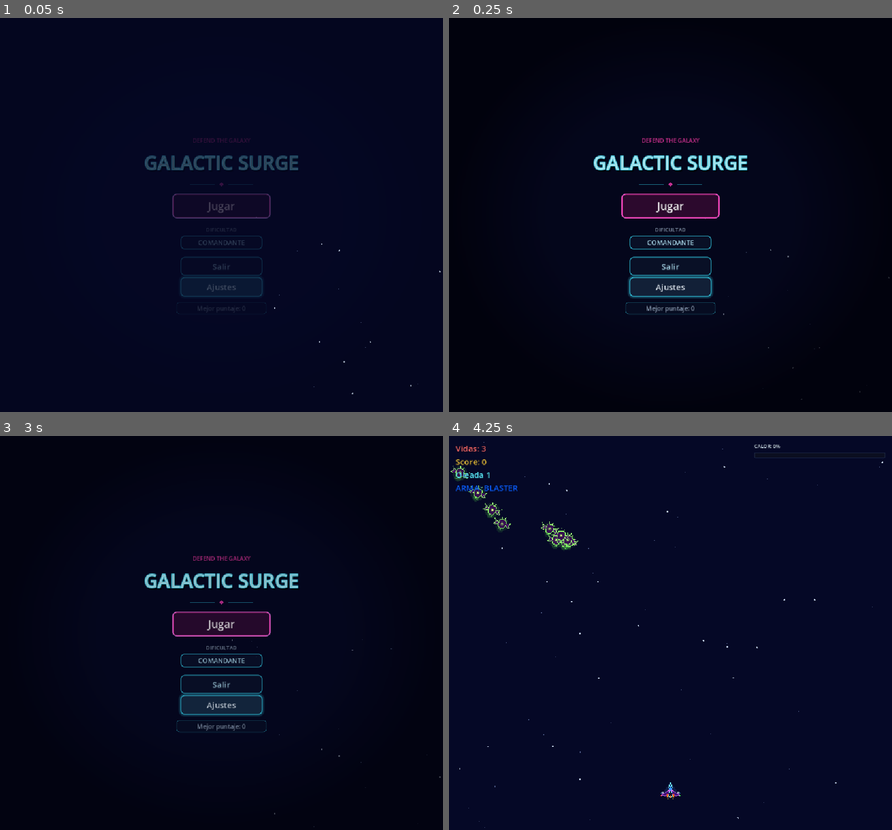
Above: before the commit, frames 1-4 (two rows, left to right).
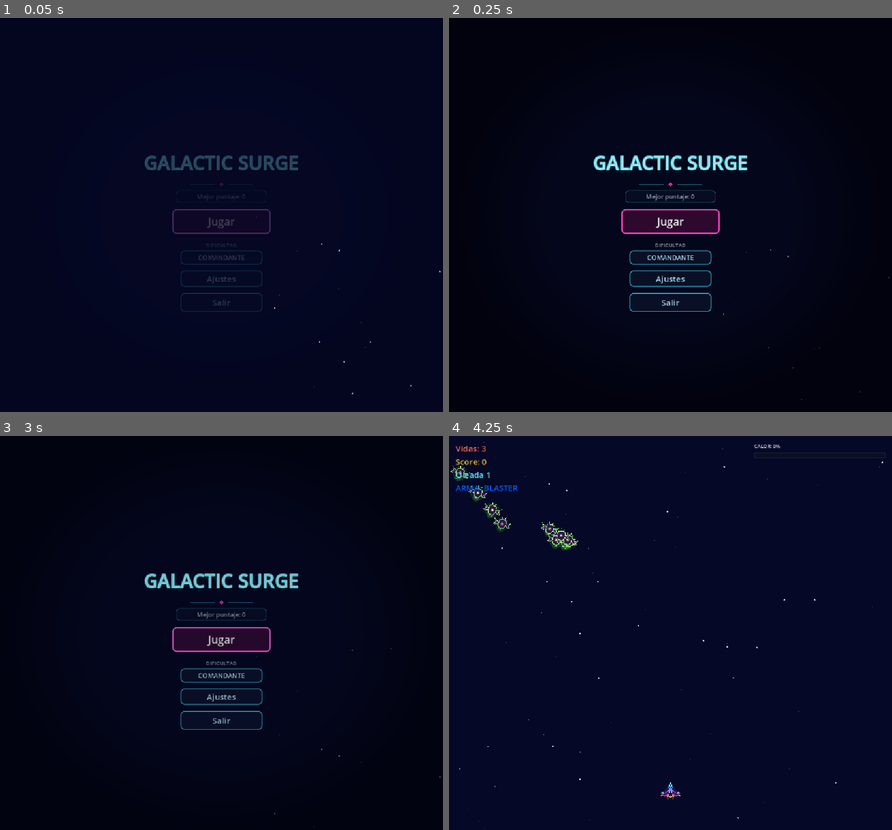
Above: after the commit, the same moments.

Repository: Frank-0511/galactic-surge
Game: Godot game, scene res://scenes/main/main.tscn
Same seed, same stepped clock (60 frames per second), same inputs: the game is played once before the commit and once after it.
Inputs:
- Up to frame 1 (0.05 s): no input
- Up to frame 2 (0.25 s): no input
- Up to frame 3 (3 s): click "Ajustes" at 0.5 s; click "Pantalla completa" at 1.25 s; click "VSync" at 2 s; click "Volver" at 2.75 s
- Up to frame 4 (4.25 s): click "Jugar" at 3.5 s

The runs differ from the first frame. In frame 1, 1.2% of the frame differs, in the area x 38-62%, y 30-76%; in frame 2, 3.6%; in frame 3, 3.5%; in frame 4, nothing differs.

Commit message:
feat(etapa-18): reordenar menú principal y dar padding a Ajustes
Puntaje arriba de Jugar, Ajustes entre Dificultad y Salir, y se quita el
rótulo DEFEND THE GALAXY para ganar espacio. El botón Ajustes recibe el
mismo estilo que el resto y los botones tienen padding interno. El
contrato de menú verifica el orden y el estilo de Ajustes.

Diff:
--- a/scenes/ui/main_menu.gd
+++ b/scenes/ui/main_menu.gd
@@ -14,6 +14,8 @@
 const ENTRANCE_DURATION := 0.35
 const PULSE_HALF_PERIOD := 1.6
 const CORNER_RADIUS := 10
+const BUTTON_PADDING_X := 14.0
+const BUTTON_PADDING_Y := 6.0
 const BORDER_WIDTH := 2
 const FOCUS_BORDER_WIDTH := 3
 const CYAN := Color(0.22, 0.9, 1.0)
@@ -35,6 +37,7 @@
 @onready var _difficulty_button: Button = $Control/DificultadButton
 @onready var _play_button: Button = $Control/PlayButton
 @onready var _quit_button: Button = $Control/QuitButton
+@onready var _ajustes_button: Button = $Control/AjustesButton
 
 var _entrance_tween: Tween
 var _pulse_tween: Tween
@@ -135,6 +138,7 @@
 func _style_buttons() -> void:
 	_style_button(_play_button, 26, true)
 	_style_button(_quit_button, 20, false)
+	_style_button(_ajustes_button, 20, false)
 	_style_button(_difficulty_button, 16, false)
 
 
@@ -172,6 +176,10 @@
 	box.border_color = border
 	box.set_border_width_all(border_width)
 	box.set_corner_radius_all(CORNER_RADIUS)
+	box.content_margin_left = BUTTON_PADDING_X
+	box.content_margin_right = BUTTON_PADDING_X
+	box.content_margin_top = BUTTON_PADDING_Y
+	box.content_margin_bottom = BUTTON_PADDING_Y
 	box.anti_aliasing = true
 	return box
 
--- a/scenes/ui/main_menu.tscn
+++ b/scenes/ui/main_menu.tscn
@@ -36,25 +36,6 @@
 stretch_mode = 0
 mouse_filter = 2
 
-[node name="KickerLabel" type="Label" parent="Control"]
-layout_mode = 1
-anchors_preset = 8
-anchor_left = 0.5
-anchor_top = 0.5
-anchor_right = 0.5
-anchor_bottom = 0.5
-offset_left = -200.0
-offset_top = -194.0
-offset_right = 200.0
-offset_bottom = -168.0
-grow_horizontal = 2
-grow_vertical = 2
-theme_override_font_sizes/font_size = 14
-theme_override_colors/font_color = Color(1.0, 0.24, 0.72, 0.85)
-text = "DEFEND THE GALAXY"
-horizontal_alignment = 1
-vertical_alignment = 1
-
 [node name="TitleLabel" type="Label" parent="Control"]
 layout_mode = 1
 anchors_preset = 8
@@ -122,6 +103,39 @@
 color = Color(1.0, 0.24, 0.72, 0.85)
 mouse_filter = 2
 
+[node name="HighScoreLabel" type="Label" parent="Control"]
+layout_mode = 1
+anchors_preset = 8
+anchor_left = 0.5
+anchor_top = 0.5
+anchor_right = 0.5
+anchor_bottom = 0.5
+offset_left = -110.0
+offset_top = -60.0
+offset_right = 110.0
+offset_bottom = -30.0
+grow_horizontal = 2
+grow_vertical = 2
+theme_override_colors/font_color = Color(0.62, 0.7, 0.82, 1.0)
+text = "Mejor puntaje: 0"
+horizontal_alignment = 1
+vertical_alignment = 1
+
+[node name="PlayButton" type="Button" parent="Control"]
+layout_mode = 1
+anchors_preset = 8
+anchor_left = 0.5
+anchor_top = 0.5
+anchor_right = 0.5
+anchor_bottom = 0.5
+offset_left = -120.0
+offset_top = -14.0
+offset_right = 120.0
+offset_bottom = 46.0
+grow_horizontal = 2
+grow_vertical = 2
+text = "Jugar"
+
 [node name="DifficultyCaption" type="Label" parent="Control"]
 layout_mode = 1
 anchors_preset = 8
@@ -130,9 +144,9 @@
 anchor_right = 0.5
 anchor_bottom = 0.5
 offset_left = -100.0
-offset_top = 26.0
-offset_right = 100.0
-offset_bottom = 46.0
+offset_top = 64.0
+offset_right = 100.0
+offset_bottom = 84.0
 grow_horizontal = 2
 grow_vertical = 2
 theme_override_font_sizes/font_size = 13
@@ -148,27 +162,27 @@
 anchor_right = 0.5
 anchor_bottom = 0.5
 offset_left = -100.0
-offset_top = 50.0
-offset_right = 100.0
-offset_bottom = 84.0
+offset_top = 86.0
+offset_right = 100.0
+offset_bottom = 120.0
 grow_horizontal = 2
 grow_vertical = 2
 text = "COMANDANTE"
 
-[node name="PlayButton" type="Button" parent="Control"]
-layout_mode = 1
-anchors_preset = 8
-anchor_left = 0.5
-anchor_top = 0.5
-anchor_right = 0.5
-anchor_bottom = 0.5
-offset_left = -120.0
-offset_top = -52.0
-offset_right = 120.0
-offset_bottom = 8.0
-grow_horizontal = 2
-grow_vertical = 2
-text = "Jugar"
+[node name="AjustesButton" type="Button" parent="Control"]
+layout_mode = 1
+anchors_preset = 8
+anchor_left = 0.5
+anchor_top = 0.5
+anchor_right = 0.5
+anchor_bottom = 0.5
+offset_left = -100.0
+offset_top = 136.0
+offset_right = 100.0
+offset_bottom = 174.0
+grow_horizontal = 2
+grow_vertical = 2
+text = "Ajustes"
 
 [node name="QuitButton" type="Button" parent="Control"]
 layout_mode = 1
@@ -178,45 +192,12 @@
 anchor_right = 0.5
 anchor_bottom = 0.5
 offset_left = -100.0
-offset_top = 102.0
-offset_right = 100.0
-offset_bottom = 148.0
+offset_top = 190.0
+offset_right = 100.0
+offset_bottom = 236.0
 grow_horizontal = 2
 grow_vertical = 2
 text = "Salir"
-
-[node name="AjustesButton" type="Button" parent="Control"]
-layout_mode = 1
-anchors_preset = 8
-anchor_left = 0.5
-anchor_top = 0.5
-anchor_right = 0.5
-anchor_bottom = 0.5
-offset_left = -100.0
-offset_top = 158.0
-offset_right = 100.0
-offset_bottom = 192.0
-grow_horizontal = 2
-grow_vertical = 2
-text = "Ajustes"
-
-[node name="HighScoreLabel" type="Label" parent="Control"]
-layout_mode = 1
-anchors_preset = 8
-anchor_left = 0.5
-anchor_top = 0.5
-anchor_right = 0.5
-anchor_bottom = 0.5
-offset_left = -110.0
-offset_top = 212.0
-offset_right = 110.0
-offset_bottom = 242.0
-grow_horizontal = 2
-grow_vertical = 2
-theme_override_colors/font_color = Color(0.62, 0.7, 0.82, 1.0)
-text = "Mejor puntaje: 0"
-horizontal_alignment = 1
-vertical_alignment = 1
 
 [connection signal="pressed" from="Control/AjustesButton" to="." method="_on_ajustes_button_pressed"]
 [connection signal="pressed" from="Control/DificultadButton" to="." method="_on_dificultad_button_pressed"]
--- a/tests/menu_style_contract_test.gd
+++ b/tests/menu_style_contract_test.gd
@@ -5,6 +5,8 @@
 #    normal, hover, pressed and focus states.
 # 2. TitleLabel has an outline size > 0 and a non-zero drop shadow.
 # 3. Node names and public texts of the menu still exist (no structural renames).
+# 4. Order: high score above Jugar, Dificultad, Ajustes above Salir (no kicker label).
+# 5. Ajustes is styled like the other menu buttons.
 # Uses the instantiated scene only; no real-time dependencies.
 
 extends SceneTree
@@ -14,11 +16,11 @@
 	"Control/PlayButton",
 	"Control/QuitButton",
 	"Control/DificultadButton",
+	"Control/AjustesButton",
 ]
 const STATES: Array[String] = ["normal", "hover", "pressed", "focus"]
 const REQUIRED_NODES: Array[String] = [
 	"Control/Panel",
-	"Control/KickerLabel",
 	"Control/TitleLabel",
 	"Control/Divider",
 	"Control/DifficultyCaption",
@@ -46,10 +48,11 @@
 	var t1: bool = _assert_button_stylebox_overrides(menu)
 	var t2: bool = _assert_title_outline_and_shadow(menu)
 	var t3: bool = _assert_node_names_kept(menu)
+	var t4: bool = _assert_menu_order(menu)
 	root.remove_child(menu)
 	menu.free()
 
-	var all_passed: bool = t1 and t2 and t3
+	var all_passed: bool = t1 and t2 and t3 and t4
 	if all_passed:
 		print("MENU STYLE CONTRACT TESTS: ALL PASSED")
 	else:
@@ -105,6 +108,28 @@
 
 
 # ---------------------------------------------------------------------------
+# 4. Vertical order: high score, Jugar, Dificultad, Ajustes, Salir
+# ---------------------------------------------------------------------------
+func _assert_menu_order(menu: CanvasLayer) -> bool:
+	var order: Array[String] = ["Control/HighScoreLabel", "Control/PlayButton", "Control/DificultadButton", "Control/AjustesButton", "Control/QuitButton"]
+	var previous_top: float = -INF
+	for path: String in order:
+		var node: Control = menu.get_node_or_null(path) as Control
+		if node == null:
+			push_error("Missing %s for order check" % path)
+			return false
+		if node.offset_top <= previous_top:
+			push_error("%s must sit below the previous entry of the menu order" % path)
+			return false
+		previous_top = node.offset_top
+	if menu.get_node_or_null("Control/KickerLabel") != null:
+		push_error("KickerLabel must be removed from the menu")
+		return false
+	print("✓ Contrato 4: Orden del menú (puntaje, Jugar, Dificultad, Ajustes, Salir)")
+	return true
+
+
+# ---------------------------------------------------------------------------
 # 3. Node names and texts kept
 # ---------------------------------------------------------------------------
 func _assert_node_names_kept(menu: CanvasLayer) -> bool:
